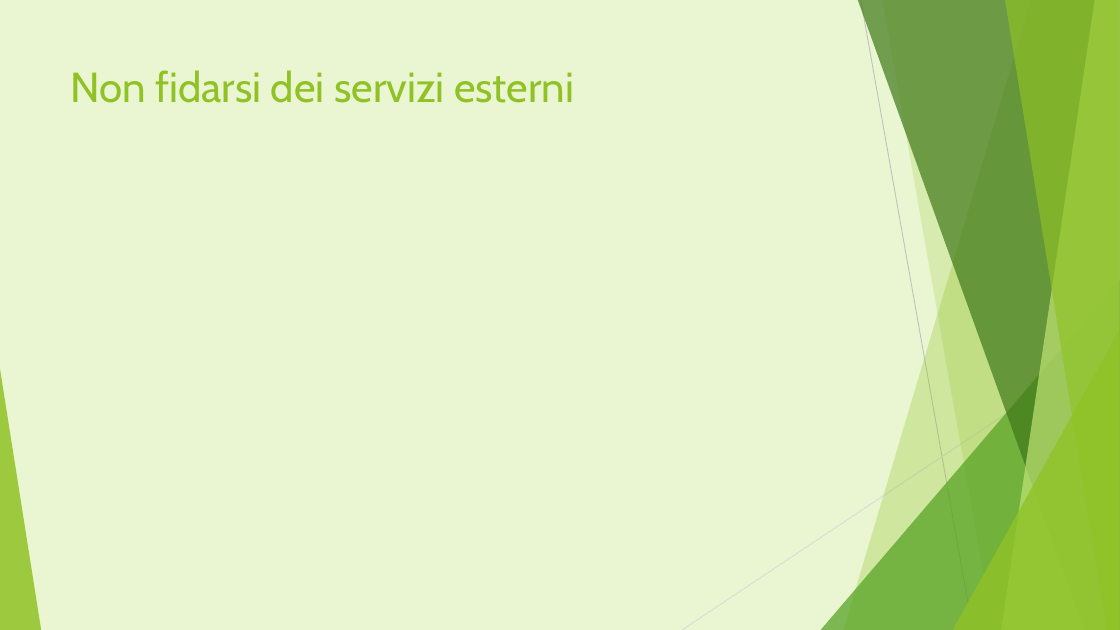
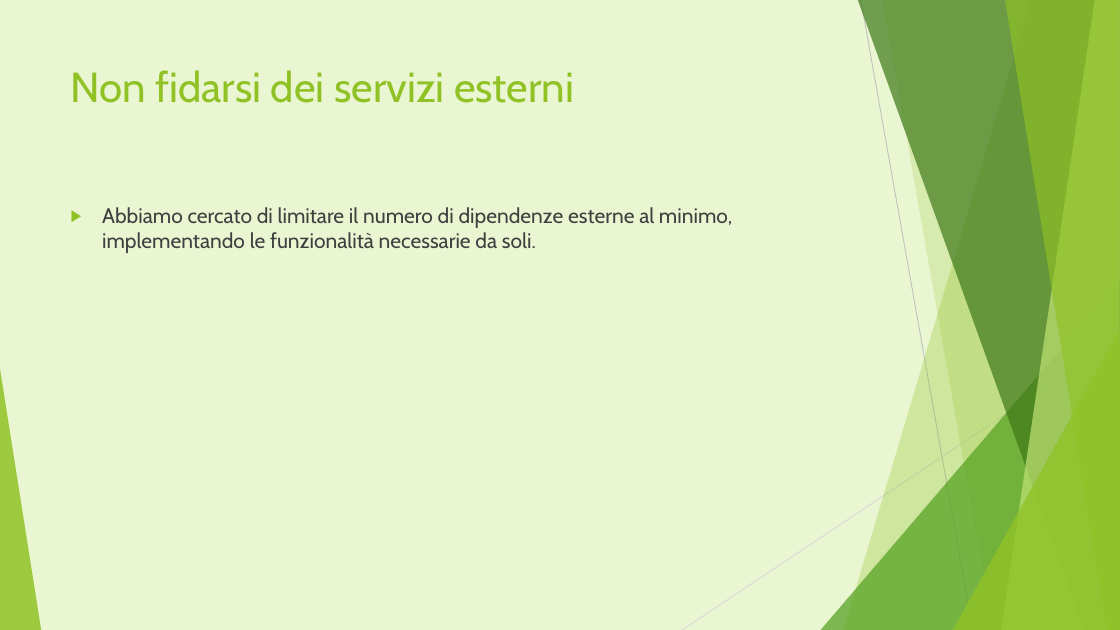
Before and after one commit to ChiaraAmalia/solidityproj, a slide deck: slide 7 of documenti/Footprint calculator.pptx. Drawn at 1120x630 pixels with LibreOffice and Linux fonts; fonts in the diff are those of the drawing. Boxes give left, top, right and bottom in pixels: in the first picture for what was removed or moved away, otherwise in the second. Text is boxed around its words. In the diff, an @@ line names an element or a change of style, - is before the commit and + after.

```diff
--- a/documenti/Footprint calculator.pptx
+++ b/documenti/Footprint calculator.pptx
@@ text added at box(102, 207, 733, 253), 18 pt, text #404040 @@
+▶ Abbiamo cercato di limitare il numero di dipendenze esterne al minimo, implementando le funzionalità necessarie da soli.
```
Also in this commit, not shown: 1 other slide changed.
